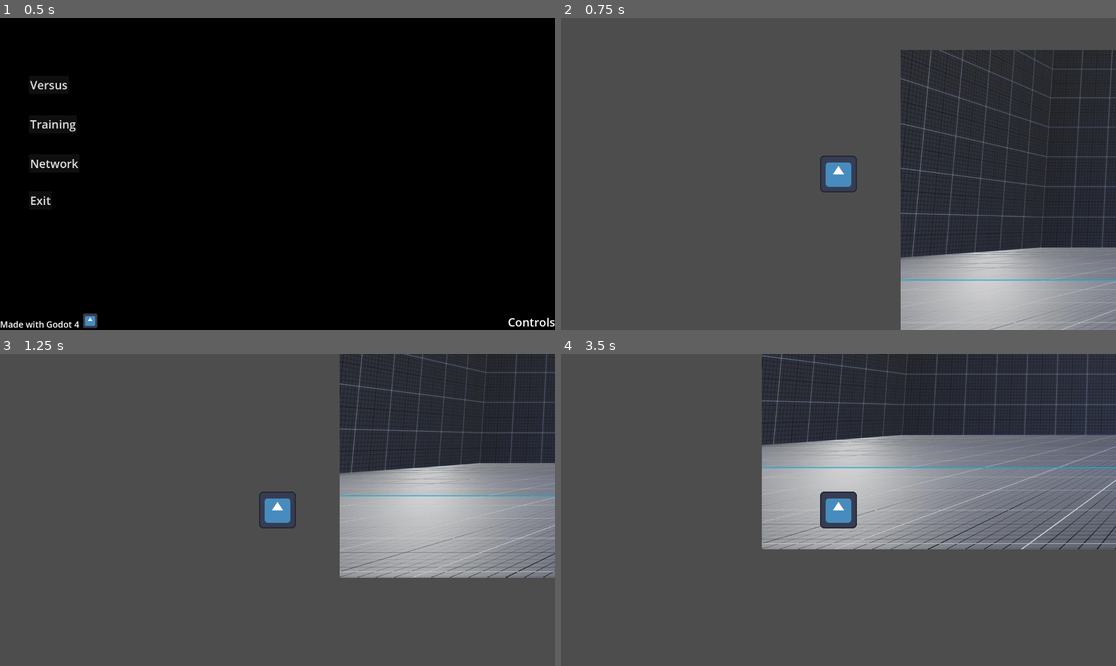
Above: before the commit, frames 1-4 (two rows, left to right).
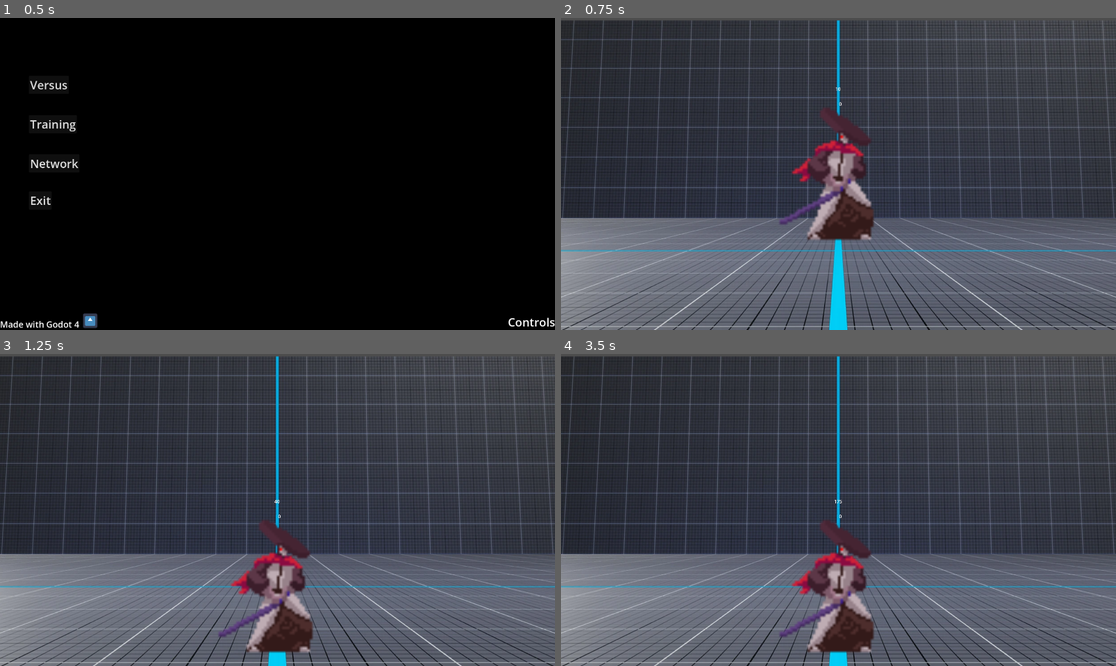
Above: after the commit, the same moments.

Repository: ben-kahl/Oregon-State-University
Game: Godot game, scene res://scenes/main_menu.tscn
Two runs of this game, one before a commit and one after it. Both use one fixed random seed, a clock stepped at 60 frames per second and the inputs below. The engine's default icon, where the game draws it, is replaced by a stand-in: a white triangle on a blue panel in a dark square.
Inputs:
- Up to frame 1 (0.5 s): no input
- Up to frame 2 (0.75 s): click "Versus" at 0.5 s
- Up to frame 3 (1.25 s): no input
- Up to frame 4 (3.5 s): tap Enter (ui_accept) at 1.25, 1.52, 2.27 s; hold Right (ui_right) 1.28-2.78 s; hold Left (ui_left) from 2.78 s (still down)

Frame 1 is identical in both runs. In frame 2, 73% of the frame differs, in the area x 0-100%, y 0-100%; in frame 3, 82%; in frame 4, 83%.

Commit message:
State machine first commit

Diff:
--- a/CS361/CS361 Term Project/scenes/character1.tscn
+++ b/CS361/CS361 Term Project/scenes/character1.tscn
@@ -1,29 +1,458 @@
-[gd_scene load_steps=5 format=3 uid="uid://du6oabv526v8a"]
-
-[ext_resource type="Script" path="res://scenes/character1.gd" id="1_8bhqe"]
-[ext_resource type="Texture2D" uid="uid://dspqkbb316dr0" path="res://icon.svg" id="1_5018p"]
-
-[sub_resource type="SpriteFrames" id="SpriteFrames_r5rs4"]
+[gd_scene load_steps=55 format=3 uid="uid://du6oabv526v8a"]
+
+[ext_resource type="Script" path="res://scripts/character1.gd" id="1_8bhqe"]
+[ext_resource type="Texture2D" uid="uid://dljhl2f6dbyej" path="res://art/Martial Hero/Sprites/Attack1.png" id="2_6sets"]
+[ext_resource type="Script" path="res://scripts/StateMachineChar1.gd" id="2_56fhw"]
+[ext_resource type="Texture2D" uid="uid://dkxye3anfyvjk" path="res://art/Martial Hero/Sprites/Death.png" id="3_s0mtn"]
+[ext_resource type="Texture2D" uid="uid://b877el3ghj0dc" path="res://art/Martial Hero/Sprites/Jump.png" id="4_25ok7"]
+[ext_resource type="Texture2D" uid="uid://0jr5354di4ba" path="res://art/Martial Hero/Sprites/Fall.png" id="4_b61d6"]
+[ext_resource type="Texture2D" uid="uid://dbpiw2fbnt4cm" path="res://art/Martial Hero/Sprites/Run.png" id="5_nkten"]
+[ext_resource type="Texture2D" uid="uid://de373e5uts31o" path="res://art/Martial Hero/Sprites/Take Hit.png" id="6_htjeu"]
+[ext_resource type="Texture2D" uid="uid://cj8n0ypuqfkse" path="res://art/Martial Hero/Sprites/Idle.png" id="6_jrj12"]
+
+[sub_resource type="AtlasTexture" id="AtlasTexture_tivie"]
+atlas = ExtResource("2_6sets")
+region = Rect2(0, 0, 200, 200)
+
+[sub_resource type="AtlasTexture" id="AtlasTexture_cknxs"]
+atlas = ExtResource("2_6sets")
+region = Rect2(200, 0, 200, 200)
+
+[sub_resource type="AtlasTexture" id="AtlasTexture_8ss1x"]
+atlas = ExtResource("2_6sets")
+region = Rect2(400, 0, 200, 200)
+
+[sub_resource type="AtlasTexture" id="AtlasTexture_sw0yt"]
+atlas = ExtResource("2_6sets")
+region = Rect2(600, 0, 200, 200)
+
+[sub_resource type="AtlasTexture" id="AtlasTexture_6qtxr"]
+atlas = ExtResource("2_6sets")
+region = Rect2(800, 0, 200, 200)
+
+[sub_resource type="AtlasTexture" id="AtlasTexture_20dav"]
+atlas = ExtResource("2_6sets")
+region = Rect2(1000, 0, 200, 200)
+
+[sub_resource type="AtlasTexture" id="AtlasTexture_trxlm"]
+atlas = ExtResource("3_s0mtn")
+region = Rect2(0, 0, 200, 200)
+
+[sub_resource type="AtlasTexture" id="AtlasTexture_68pfr"]
+atlas = ExtResource("3_s0mtn")
+region = Rect2(200, 0, 200, 200)
+
+[sub_resource type="AtlasTexture" id="AtlasTexture_khtri"]
+atlas = ExtResource("3_s0mtn")
+region = Rect2(400, 0, 200, 200)
+
+[sub_resource type="AtlasTexture" id="AtlasTexture_qqtca"]
+atlas = ExtResource("3_s0mtn")
+region = Rect2(600, 0, 200, 200)
+
+[sub_resource type="AtlasTexture" id="AtlasTexture_0wowi"]
+atlas = ExtResource("3_s0mtn")
+region = Rect2(800, 0, 200, 200)
+
+[sub_resource type="AtlasTexture" id="AtlasTexture_3y05c"]
+atlas = ExtResource("3_s0mtn")
+region = Rect2(1000, 0, 200, 200)
+
+[sub_resource type="AtlasTexture" id="AtlasTexture_x0jp5"]
+atlas = ExtResource("4_b61d6")
+region = Rect2(0, 0, 200, 200)
+
+[sub_resource type="AtlasTexture" id="AtlasTexture_endsq"]
+atlas = ExtResource("4_b61d6")
+region = Rect2(200, 0, 200, 200)
+
+[sub_resource type="AtlasTexture" id="AtlasTexture_rjbup"]
+atlas = ExtResource("6_htjeu")
+region = Rect2(0, 0, 200, 200)
+
+[sub_resource type="AtlasTexture" id="AtlasTexture_athdd"]
+atlas = ExtResource("6_htjeu")
+region = Rect2(200, 0, 200, 200)
+
+[sub_resource type="AtlasTexture" id="AtlasTexture_v3qeb"]
+atlas = ExtResource("6_htjeu")
+region = Rect2(400, 0, 200, 200)
+
+[sub_resource type="AtlasTexture" id="AtlasTexture_t1wan"]
+atlas = ExtResource("6_htjeu")
+region = Rect2(600, 0, 200, 200)
+
+[sub_resource type="AtlasTexture" id="AtlasTexture_p61vf"]
+atlas = ExtResource("6_jrj12")
+region = Rect2(0, 0, 200, 200)
+
+[sub_resource type="AtlasTexture" id="AtlasTexture_0wccp"]
+atlas = ExtResource("6_jrj12")
+region = Rect2(200, 0, 200, 200)
+
+[sub_resource type="AtlasTexture" id="AtlasTexture_feue1"]
+atlas = ExtResource("6_jrj12")
+region = Rect2(400, 0, 200, 200)
+
+[sub_resource type="AtlasTexture" id="AtlasTexture_13xwb"]
+atlas = ExtResource("6_jrj12")
+region = Rect2(600, 0, 200, 200)
+
+[sub_resource type="AtlasTexture" id="AtlasTexture_57hsd"]
+atlas = ExtResource("6_jrj12")
+region = Rect2(800, 0, 200, 200)
+
+[sub_resource type="AtlasTexture" id="AtlasTexture_33ci3"]
+atlas = ExtResource("6_jrj12")
+region = Rect2(1000, 0, 200, 200)
+
+[sub_resource type="AtlasTexture" id="AtlasTexture_h1jgv"]
+atlas = ExtResource("6_jrj12")
+region = Rect2(1200, 0, 200, 200)
+
+[sub_resource type="AtlasTexture" id="AtlasTexture_6rtra"]
+atlas = ExtResource("6_jrj12")
+region = Rect2(1400, 0, 200, 200)
+
+[sub_resource type="AtlasTexture" id="AtlasTexture_du37m"]
+atlas = ExtResource("4_25ok7")
+region = Rect2(0, 0, 200, 200)
+
+[sub_resource type="AtlasTexture" id="AtlasTexture_6hbaa"]
+atlas = ExtResource("4_25ok7")
+region = Rect2(200, 0, 200, 200)
+
+[sub_resource type="AtlasTexture" id="AtlasTexture_tdr1c"]
+atlas = ExtResource("5_nkten")
+region = Rect2(0, 0, 200, 200)
+
+[sub_resource type="AtlasTexture" id="AtlasTexture_l8xol"]
+atlas = ExtResource("5_nkten")
+region = Rect2(200, 0, 200, 200)
+
+[sub_resource type="AtlasTexture" id="AtlasTexture_lxm4d"]
+atlas = ExtResource("5_nkten")
+region = Rect2(400, 0, 200, 200)
+
+[sub_resource type="AtlasTexture" id="AtlasTexture_j58xb"]
+atlas = ExtResource("5_nkten")
+region = Rect2(600, 0, 200, 200)
+
+[sub_resource type="AtlasTexture" id="AtlasTexture_3xmu0"]
+atlas = ExtResource("5_nkten")
+region = Rect2(800, 0, 200, 200)
+
+[sub_resource type="AtlasTexture" id="AtlasTexture_5t0qm"]
+atlas = ExtResource("5_nkten")
+region = Rect2(1000, 0, 200, 200)
+
+[sub_resource type="AtlasTexture" id="AtlasTexture_kmomm"]
+atlas = ExtResource("5_nkten")
+region = Rect2(1200, 0, 200, 200)
+
+[sub_resource type="AtlasTexture" id="AtlasTexture_mma5y"]
+atlas = ExtResource("5_nkten")
+region = Rect2(1400, 0, 200, 200)
+
+[sub_resource type="SpriteFrames" id="SpriteFrames_dcwh6"]
 animations = [{
 "frames": [{
 "duration": 1.0,
-"texture": ExtResource("1_5018p")
+"texture": SubResource("AtlasTexture_tivie")
+}, {
+"duration": 1.0,
+"texture": SubResource("AtlasTexture_cknxs")
+}, {
+"duration": 1.0,
+"texture": SubResource("AtlasTexture_8ss1x")
+}, {
+"duration": 1.0,
+"texture": SubResource("AtlasTexture_sw0yt")
+}, {
+"duration": 1.0,
+"texture": SubResource("AtlasTexture_6qtxr")
+}, {
+"duration": 1.0,
+"texture": SubResource("AtlasTexture_20dav")
+}],
+"loop": false,
+"name": &"Attack1",
+"speed": 60.0
+}, {
+"frames": [{
+"duration": 1.0,
+"texture": SubResource("AtlasTexture_trxlm")
+}, {
+"duration": 1.0,
+"texture": SubResource("AtlasTexture_68pfr")
+}, {
+"duration": 1.0,
+"texture": SubResource("AtlasTexture_khtri")
+}, {
+"duration": 1.0,
+"texture": SubResource("AtlasTexture_qqtca")
+}, {
+"duration": 1.0,
+"texture": SubResource("AtlasTexture_0wowi")
+}, {
+"duration": 1.0,
+"texture": SubResource("AtlasTexture_3y05c")
 }],
 "loop": true,
-"name": &"default",
-"speed": 5.0
+"name": &"Crouch",
+"speed": 60.0
+}, {
+"frames": [{
+"duration": 1.0,
+"texture": SubResource("AtlasTexture_x0jp5")
+}, {
+"duration": 1.0,
+"texture": SubResource("AtlasTexture_endsq")
+}],
+"loop": true,
+"name": &"Fall",
+"speed": 2.0
+}, {
+"frames": [{
+"duration": 1.0,
+"texture": SubResource("AtlasTexture_rjbup")
+}, {
+"duration": 1.0,
+"texture": SubResource("AtlasTexture_athdd")
+}, {
+"duration": 1.0,
+"texture": SubResource("AtlasTexture_v3qeb")
+}, {
+"duration": 1.0,
+"texture": SubResource("AtlasTexture_t1wan")
+}],
+"loop": false,
+"name": &"Hit",
+"speed": 60.0
+}, {
+"frames": [{
+"duration": 1.0,
+"texture": SubResource("AtlasTexture_p61vf")
+}, {
+"duration": 1.0,
+"texture": SubResource("AtlasTexture_0wccp")
+}, {
+"duration": 1.0,
+"texture": SubResource("AtlasTexture_feue1")
+}, {
+"duration": 1.0,
+"texture": SubResource("AtlasTexture_13xwb")
+}, {
+"duration": 1.0,
+"texture": SubResource("AtlasTexture_57hsd")
+}, {
+"duration": 1.0,
+"texture": SubResource("AtlasTexture_33ci3")
+}, {
+"duration": 1.0,
+"texture": SubResource("AtlasTexture_h1jgv")
+}, {
+"duration": 1.0,
+"texture": SubResource("AtlasTexture_6rtra")
+}],
+"loop": true,
+"name": &"Idle",
+"speed": 60.0
+}, {
+"frames": [{
+"duration": 1.0,
+"texture": SubResource("AtlasTexture_du37m")
+}, {
+"duration": 1.0,
+"texture": SubResource("AtlasTexture_6hbaa")
+}],
+"loop": true,
+"name": &"Jump",
+"speed": 60.0
+}, {
+"frames": [{
+"duration": 1.0,
+"texture": SubResource("AtlasTexture_tdr1c")
+}, {
+"duration": 1.0,
+"texture": SubResource("AtlasTexture_l8xol")
+}, {
+"duration": 1.0,
+"texture": SubResource("AtlasTexture_lxm4d")
+}, {
+"duration": 1.0,
+"texture": SubResource("AtlasTexture_j58xb")
+}, {
+"duration": 1.0,
+"texture": SubResource("AtlasTexture_3xmu0")
+}, {
+"duration": 1.0,
+"texture": SubResource("AtlasTexture_5t0qm")
+}, {
+"duration": 1.0,
+"texture": SubResource("AtlasTexture_kmomm")
+}, {
+"duration": 1.0,
+"texture": SubResource("AtlasTexture_mma5y")
+}],
+"loop": false,
+"name": &"Run",
+"speed": 60.0
 }]
 
-[sub_resource type="RectangleShape2D" id="RectangleShape2D_qlpp8"]
-size = Vector2(128, 128)
-
-[node name="CharacterBody2D" type="CharacterBody2D"]
+[sub_resource type="Animation" id="Animation_ysp03"]
+resource_name = "Attack1"
+length = 0.100002
+loop_mode = 1
+step = 0.0166667
+tracks/0/type = "value"
+tracks/0/imported = false
+tracks/0/enabled = true
+tracks/0/path = NodePath(".:frame")
+tracks/0/interp = 1
+tracks/0/loop_wrap = true
+tracks/0/keys = {
+"times": PackedFloat32Array(0, 0.0166667, 0.0333333, 0.05, 0.0666667, 0.0833333),
+"transitions": PackedFloat32Array(1, 1, 1, 1, 1, 1),
+"update": 1,
+"values": [0, 1, 2, 3, 4, 5]
+}
+
+[sub_resource type="Animation" id="Animation_b2bte"]
+resource_name = "Idle"
+loop_mode = 1
+step = 0.0166667
+tracks/0/type = "value"
+tracks/0/imported = false
+tracks/0/enabled = true
+tracks/0/path = NodePath(".:frame")
+tracks/0/interp = 1
+tracks/0/loop_wrap = true
+tracks/0/keys = {
+"times": PackedFloat32Array(0.0166667, 0.133333, 0.266667, 0.383333, 0.516667, 0.633333, 0.766667, 0.883333),
+"transitions": PackedFloat32Array(1, 1, 1, 1, 1, 1, 1, 1),
+"update": 1,
+"values": [0, 1, 2, 3, 4, 5, 6, 7]
+}
+
+[sub_resource type="Animation" id="Animation_oq6dt"]
+resource_name = "Jump"
+length = 0.100002
+step = 0.0166667
+tracks/0/type = "value"
+tracks/0/imported = false
+tracks/0/enabled = true
+tracks/0/path = NodePath(".:frame")
+tracks/0/interp = 1
+tracks/0/loop_wrap = true
+tracks/0/keys = {
+"times": PackedFloat32Array(0, 0.0833333),
+"transitions": PackedFloat32Array(1, 1),
+"update": 1,
+"values": [0, 1]
+}
+
+[sub_resource type="Animation" id="Animation_1nddx"]
+length = 0.001
+tracks/0/type = "value"
+tracks/0/imported = false
+tracks/0/enabled = true
+tracks/0/path = NodePath(".:frame")
+tracks/0/interp = 1
+tracks/0/loop_wrap = true
+tracks/0/keys = {
+"times": PackedFloat32Array(0),
+"transitions": PackedFloat32Array(1),
+"update": 1,
+"values": [0]
+}
+
+[sub_resource type="Animation" id="Animation_evy6c"]
+resource_name = "Run"
+length = 0.133335
+step = 0.0166667
+tracks/0/type = "value"
+tracks/0/imported = false
+tracks/0/enabled = true
+tracks/0/path = NodePath(".:frame")
+tracks/0/interp = 1
+tracks/0/loop_wrap = true
+tracks/0/keys = {
+"times": PackedFloat32Array(0, 0.0166667, 0.0333333, 0.05, 0.0666667, 0.0833333, 0.1, 0.116667),
+"transitions": PackedFloat32Array(1, 1, 1, 1, 1, 1, 1, 1),
+"update": 1,
+"values": [0, 1, 2, 3, 4, 5, 6, 7]
+}
+
+[sub_resource type="Animation" id="Animation_uqdjs"]
+resource_name = "Hit"
+step = 0.0166667
+tracks/0/type = "value"
+tracks/0/imported = false
+tracks/0/enabled = true
+tracks/0/path = NodePath(".:frame")
+tracks/0/interp = 1
+tracks/0/loop_wrap = true
+tracks/0/keys = {
+"times": PackedFloat32Array(0, 0.05, 0.1, 0.15),
+"transitions": PackedFloat32Array(1, 1, 1, 1),
+"update": 1,
+"values": [0, 1, 2, 3]
+}
+
+[sub_resource type="AnimationLibrary" id="AnimationLibrary_00aio"]
+_data = {
+"Attack1": SubResource("Animation_ysp03"),
+"Hit": SubResource("Animation_uqdjs"),
+"Idle": SubResource("Animation_b2bte"),
+"Jump": SubResource("Animation_oq6dt"),
+"RESET": SubResource("Animation_1nddx"),
+"Run": SubResource("Animation_evy6c")
+}
+
+[sub_resource type="RectangleShape2D" id="RectangleShape2D_dpd75"]
+size = Vector2(32, 56)
+
+[node name="Character1" type="CharacterBody2D"]
+collision_layer = 3
 script = ExtResource("1_8bhqe")
 
-[node name="AnimatedSprite2D" type="AnimatedSprite2D" parent="."]
-sprite_frames = SubResource("SpriteFrames_r5rs4")
-
-[node name="CollisionShape2D" type="CollisionShape2D" parent="."]
-shape = SubResource("RectangleShape2D_qlpp8")
-
-[node name="Camera2D" type="Camera2D" parent="."]
+[node name="StateMachine" type="Node" parent="."]
+script = ExtResource("2_56fhw")
+
+[node name="Character1Sprite" type="AnimatedSprite2D" parent="."]
+scale = Vector2(8.77, 8.77)
+sprite_frames = SubResource("SpriteFrames_dcwh6")
+animation = &"Hit"
+
+[node name="AnimationPlayer" type="AnimationPlayer" parent="Character1Sprite"]
+libraries = {
+"": SubResource("AnimationLibrary_00aio")
+}
+
+[node name="CollisionBox" type="CollisionShape2D" parent="."]
+position = Vector2(0, -4)
+scale = Vector2(8.77, 8.77)
+shape = SubResource("RectangleShape2D_dpd75")
+
+[node name="RayCasts" type="Node2D" parent="."]
+
+[node name="Ground" type="RayCast2D" parent="RayCasts"]
+
+[node name="Frame" type="Label" parent="."]
+offset_left = -144.0
+offset_top = -344.0
+offset_right = 128.0
+offset_bottom = -313.0
+text = "0"
+horizontal_alignment = 1
+vertical_alignment = 1
+
+[node name="State" type="Label" parent="."]
+offset_left = -144.0
+offset_top = -304.0
+offset_right = 144.0
+offset_bottom = -249.0
+text = "TEST"
+horizontal_alignment = 1
+vertical_alignment = 1
--- /dev/null
+++ b/CS361/CS361 Term Project/scenes/node.tscn
@@ -0,0 +1,6 @@
+[gd_scene load_steps=2 format=3 uid="uid://7hltlpg3n5t4"]
+
+[ext_resource type="Script" path="res://scripts/InputBuffer.gd" id="1_o703w"]
+
+[node name="InputBuffer" type="Node"]
+script = ExtResource("1_o703w")
--- a/CS361/CS361 Term Project/scenes/versus.tscn
+++ b/CS361/CS361 Term Project/scenes/versus.tscn
@@ -17,6 +17,7 @@
 follow_viewport_enabled = true
 
 [node name="ParallaxLayer" type="ParallaxLayer" parent="ParallaxBackground"]
+position = Vector2(960, 540)
 metadata/_edit_group_ = true
 
 [node name="stage" type="Sprite2D" parent="ParallaxBackground/ParallaxLayer"]
@@ -24,24 +25,30 @@
 metadata/_edit_group_ = true
 
 [node name="Bounds" type="StaticBody2D" parent="ParallaxBackground"]
+position = Vector2(-608, 540)
+collision_layer = 3
 metadata/_edit_group_ = true
 
 [node name="Floor" type="CollisionShape2D" parent="ParallaxBackground/Bounds"]
-position = Vector2(0, 540)
+position = Vector2(1575, 540)
 shape = SubResource("RectangleShape2D_ogvlw")
 
 [node name="LeftWall" type="CollisionShape2D" parent="ParallaxBackground/Bounds"]
-position = Vector2(-1572, -4)
+position = Vector2(0, -4)
 shape = SubResource("RectangleShape2D_evgoj")
 
 [node name="RightWall" type="CollisionShape2D" parent="ParallaxBackground/Bounds"]
-position = Vector2(1572, -4)
+position = Vector2(3125, -4)
 shape = SubResource("RectangleShape2D_evgoj")
 
 [node name="RoundTimer" type="Timer" parent="."]
 
 [node name="Player1StartPos" type="Marker2D" parent="."]
-position = Vector2(-400, 200)
+position = Vector2(967, 540)
 
 [node name="Character1" parent="." instance=ExtResource("2_n67mf")]
-visible = false
+
+[node name="Camera2D" type="Camera2D" parent="."]
+position = Vector2(960, 536)
+drag_left_margin = 0.0
+drag_right_margin = 0.0
--- /dev/null
+++ b/CS361/CS361 Term Project/scripts/InputBuffer.gd
@@ -0,0 +1,12 @@
+extends Node
+class_name input_buffer
+
+
+# Called when the node enters the scene tree for the first time.
+func _ready():
+	pass # Replace with function body.
+
+
+# Called every frame. 'delta' is the elapsed time since the previous frame.
+func _process(delta):
+	pass
--- /dev/null
+++ b/CS361/CS361 Term Project/scripts/StateMachine.gd
@@ -0,0 +1,48 @@
+extends Node
+class_name StateMachine
+
+var state = null : set = set_state
+var previous_state = null
+var states = {}
+
+@onready var parent = get_parent()
+
+# Called when the node enters the scene tree for the first time.
+func _ready():
+	pass # Replace with function body.
+
+
+# Called every frame. 'delta' is the elapsed time since the previous frame.
+func _physics_process(delta):
+	if state != null:
+		state_logic(delta)
+		var transition = get_transition(delta)
+		if transition != null:
+			set_state(transition)
+	pass
+
+func state_logic(delta):
+	pass
+
+func get_transition(delta):
+	return null
+	pass
+
+func enter_state(new_state, old_state):
+	pass
+
+func exit_state(old_state, new_state):
+	pass
+
+func set_state(new_state):
+	previous_state = state
+	state = new_state
+	if previous_state != null:
+		exit_state(previous_state, new_state)
+	if new_state != null:
+		enter_state(new_state, previous_state)
+	pass
+
+func add_state(state_name):
+	states[state_name] = states.size()
+	pass
--- /dev/null
+++ b/CS361/CS361 Term Project/scripts/StateMachineChar1.gd
@@ -0,0 +1,90 @@
+extends StateMachine
+@export var id = 1
+
+# Called when the node enters the scene tree for the first time.
+func _ready():
+	add_state('STAND')
+	add_state('CROUCH')
+	add_state('JUMP')
+	add_state('JUMP_FORWARD')
+	add_state('JUMP_BACK')
+	add_state('DASH')
+	add_state('FALL')
+	call_deferred("set_state", states.STAND)
+	pass # Replace with function body.
+
+func state_logic(delta):
+	parent.update_frame()
+	parent._physics_process(delta)
+	pass
+
+func get_transition(delta):
+	parent.move_and_slide()
+	parent.states.text = str(state)
+	match state:
+		states.STAND:
+			if Input.is_action_pressed("move_up") and parent.is_on_floor():
+				parent.reset_frame()
+				parent.velocity.y = parent.JUMP_VELOCITY
+				return states.JUMP
+			if (Input.get_action_strength("move_right") == 1):
+				parent.velocity.x = parent.DASH_DISTANCE
+				parent.reset_frame()
+				parent.turn(true)
+				return states.DASH
+			if (Input.get_action_strength("move_left") == 1):
+				parent.velocity.x = -parent.DASH_DISTANCE
+				parent.reset_frame()
+				parent.turn(false)
+				return states.DASH
+			if (parent.velocity.x > 0 && state == states.STAND):
+				parent.velocity.x += -parent.TRACTION*1
+				parent.velocity.x = clamp(parent.velocity.x, 0, parent.velocity.x)
+			elif (parent.velocity.x < 0 && state == states.STAND):
+				parent.velocity.x += parent.TRACTION*1
+				parent.velocity.x = clamp(parent.velocity.x, parent.velocity.x, 0)
+			pass
+		states.CROUCH:
+			pass
+		states.JUMP:
+			# Handle jump.
+			if parent.velocity.y <= 0 && not parent.is_on_floor():
+				#$Charaacter1Sprite.play("Jump")
+				return states.JUMP
+			else:
+				return states.FALL
+			pass
+		states.FALL:
+			if parent.velocity.y >= 0 && not parent.is_on_floor():
+				#d$Character1Sprite.play("Fall")
+				return states.FALL
+			else:
+				return states.STAND
+			pass
+		states.DASH:
+			if (Input.is_action_pressed("move_left")):
+				if parent.velocity.x > 0:
+					parent.reset_frame()
+				parent.velocity.x = -parent.DASH_DISTANCE
+			elif (Input.is_action_pressed("move_right")):
+				if parent.velocity.x < 0:
+					parent.reset_frame()
+				parent.velocity.x = parent.DASH_DISTANCE
+			else:
+				if parent.curFrame >= parent.DASH_DURATION:
+					return states.STAND
+			pass
+	pass
+
+func enter_state(new_state, old_state):
+	pass
+
+func exit_state(old_state, new_state):
+	pass
+
+func state_includes(state_arr):
+	for each_state in state_arr:
+		if state == each_state:
+			return true
+	return false
+	pass
--- a/CS361/CS361 Term Project/scripts/character1.gd
+++ b/CS361/CS361 Term Project/scripts/character1.gd
@@ -1,31 +1,72 @@
 extends CharacterBody2D
 
-@export var walkSpeed = 400
+const WALKSPEED = 300.0
+const JUMP_VELOCITY = -600.0
+const DASH_DURATION = 7
+const DASH_DISTANCE = 750
+const TRACTION = 40
+
 var screen_size
-# Called when the node enters the scene tree for the first time.
+var isInAnim
+var curFrame = 0
+
+@onready var states = $State
+
+func update_frame():
+	curFrame += 1
+	pass
+
+func reset_frame():
+	curFrame = 0
+	pass
+
+# Get the gravity from the project settings to be synced with RigidBody nodes.
+var gravity = ProjectSettings.get_setting("physics/2d/default_gravity")
+
+func _ready():
+	screen_size = get_viewport_rect().size
+	hide()
+	pass # Replace with function body.
+
+func _input(event):
+
+	if Input.is_action_pressed("attack_a"):
+		$Character1Sprite.play("Attack1")
+	pass
+
+func turn(dir):
+	var direction = 0
+	if dir:
+		direction = 1
+	else:
+		direction = -1
+	$Character1Sprite.set_flip_h(direction)
+
+func _physics_process(delta):
+	# Add the gravity.
+	if not is_on_floor():
+		velocity.y += gravity * delta
+
+	# Get the input direction and handle the movement/deceleration.
+	# As good practice, you should replace UI actions with custom gameplay actions.
+	#var direction = Input.get_axis("move_left", "move_right")
+	#
+	#if direction:
+		#velocity.x = direction * WALKSPEED
+	#else:
+		#velocity.x = move_toward(velocity.x, 0, WALKSPEED)
 
 
+	if velocity.x != 0.0:
+		$Character1Sprite.play("Run")
 
-# Called every frame. 'delta' is the elapsed time since the previous frame.
-func _process(delta):
-	var velocity = Vector2.ZERO
-	if Input.is_action_pressed("move_right"):
-		velocity.x += 1
-	if Input.is_action_pressed("move_left"):
-		velocity.x -= 1
-	if Input.is_action_pressed("move_up"):
-		velocity.y -= 1
-	if Input.is_action_pressed("move_down"):
-		velocity.y += 1
+	$Frame.text = str(curFrame)
+	#move_and_slide()
+	pass
 
-	if velocity.length() > 0:
-		velocity = velocity.normalized() * walkSpeed
-		#add animations in here like so:
-		#$AnimatedSprite2D.play()
-		#else:
-		#$AnimatedSprite2D.stop()
-	position += velocity * delta
-	position = position.clamp(Vector2.ZERO, screen_size)
 
-	#add more animation control
+func start(pos):
+	position = pos
+	show()
+	$CollisionBox.disabled = false
 	pass
Not shown, added: CS361/CS361 Term Project/art/Martial Hero/License.txt
Binary file added: CS361/CS361 Term Project/art/Martial Hero/Sprites/Attack1.png
Not shown, added: CS361/CS361 Term Project/art/Martial Hero/Sprites/Attack1.png.import
Binary file added: CS361/CS361 Term Project/art/Martial Hero/Sprites/Attack2.png
Not shown, added: CS361/CS361 Term Project/art/Martial Hero/Sprites/Attack2.png.import
Binary file added: CS361/CS361 Term Project/art/Martial Hero/Sprites/Death.png
Not shown, added: CS361/CS361 Term Project/art/Martial Hero/Sprites/Death.png.import
Binary file added: CS361/CS361 Term Project/art/Martial Hero/Sprites/Fall.png
Not shown, added: CS361/CS361 Term Project/art/Martial Hero/Sprites/Fall.png.import
Binary file added: CS361/CS361 Term Project/art/Martial Hero/Sprites/Idle.png
Not shown, added: CS361/CS361 Term Project/art/Martial Hero/Sprites/Idle.png.import
Binary file added: CS361/CS361 Term Project/art/Martial Hero/Sprites/Jump.png
(and 7 more such lines)
